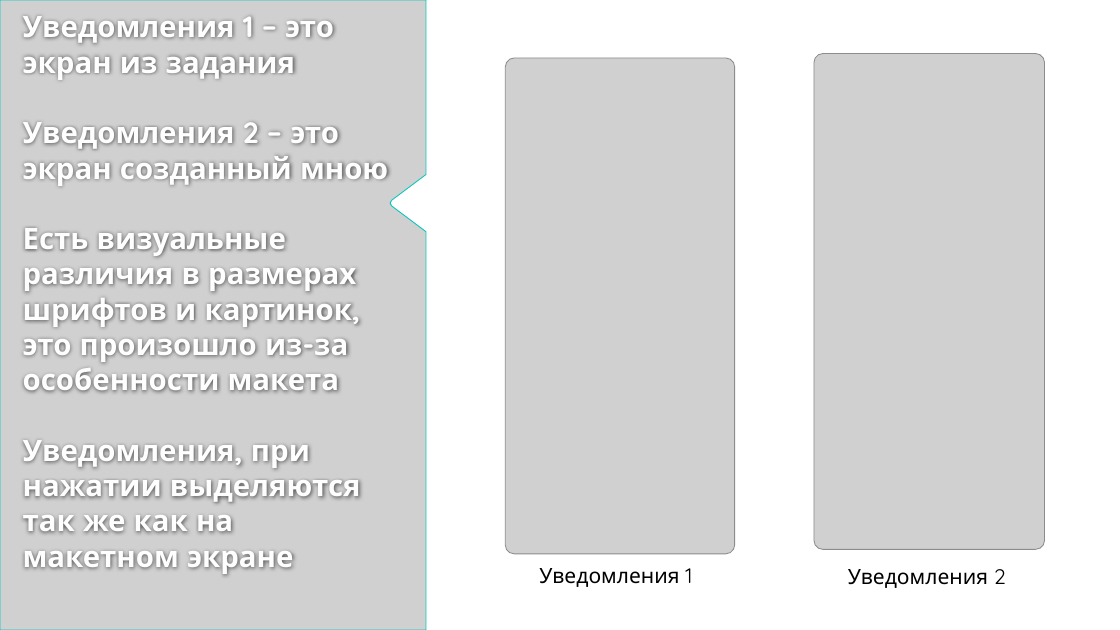
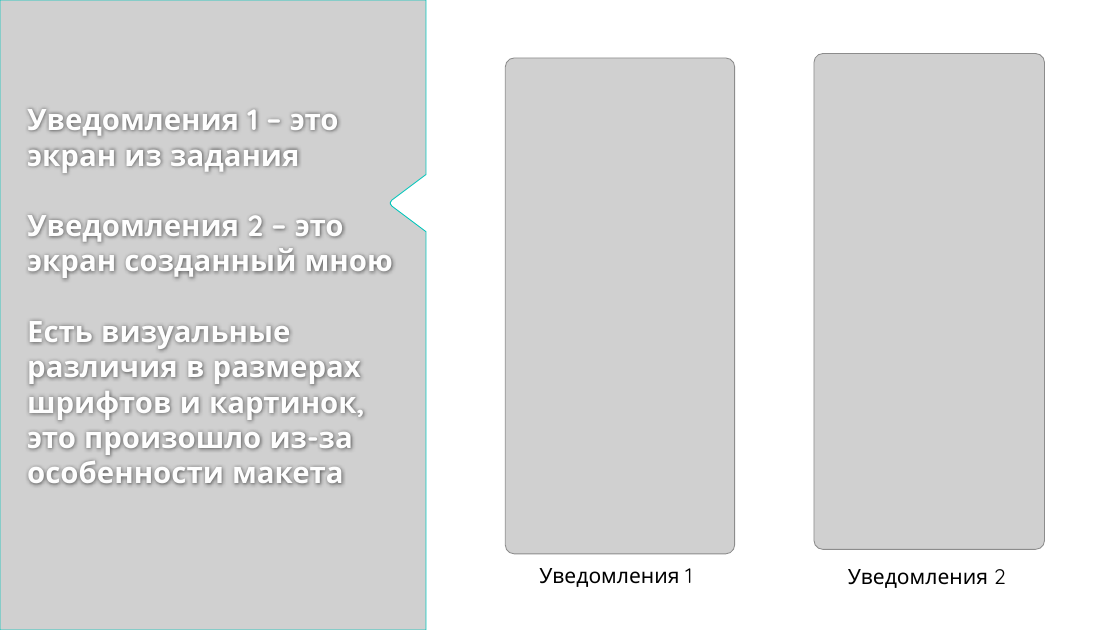
Before and after one commit to SobkoSofiya/Acu, a slide deck: slide 6 of Приложение "AccuWeather".pptx. Drawn at 1120x630 pixels with LibreOffice and Linux fonts; fonts in the diff are those of the drawing; grey boxes stand for pictures; background and template pictures are left out. Boxes give left, top, right and bottom in pixels: in the first picture for what was removed or moved away, otherwise in the second. Text is boxed around its words. In the diff, an @@ line names an element or a change of style, - is before the commit and + after.

```diff
--- a/Приложение "AccuWeather".pptx
+++ b/Приложение "AccuWeather".pptx
@@ title at [27,109,393,485]: text changed @@
-Уведомления 1 – это экран из задания
-Уведомления 2 – это экран созданный мною
-Есть визуальные различия в размерах шрифтов и картинок, это произошло из-за особенности макета
-Уведомления, при нажатии выделяются так же как на макетном экране
+Уведомления 1 – это экран из задания
+Уведомления 2 – это экран созданный мною
+Есть визуальные различия в размерах шрифтов и картинок, это произошло из-за особенности макета
```
Also in this commit, not shown: 1 other slide changed, 2 slides added.
